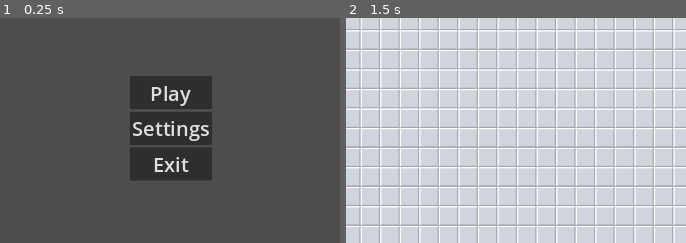
Above: before the commit, frames 1-2 (left to right).
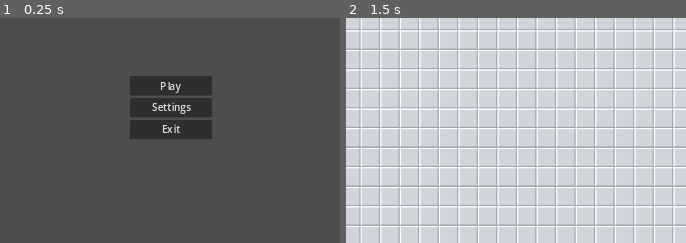
Above: after the commit, the same moments.

Repository: Enn3Developer/n_minesweeper
Game: Godot game, scene res://scenes/menu.tscn
Two runs of this game, one before a commit and one after it. Both use one fixed random seed, a clock stepped at 60 frames per second and the inputs below.
Inputs:
- Up to frame 1 (0.25 s): no input
- Up to frame 2 (1.5 s): click "Play" at 0.5 s; click "Reset" at 1.25 s
The pictures show only the part of the screen within x 31-81%, y 26-76%; the shares and areas given below are measured in that part.

The runs differ from the first frame. In frame 1, 6.0% of the frame differs, in the area x 38-63%, y 28-72%; in frame 2, nothing differs.

Commit message:
fixed some edge cases

Diff:
--- a/project.godot
+++ b/project.godot
@@ -32,6 +32,7 @@
 window/size/viewport_height=720
 window/stretch/mode="canvas_items"
 window/stretch/aspect="expand"
+window/handheld/orientation=6
 
 [dotnet]
 
--- a/scenes/menu.tscn
+++ b/scenes/menu.tscn
@@ -7,12 +7,6 @@
 
 [sub_resource type="LabelSettings" id="LabelSettings_g72v7"]
 font_size = 20
-
-[sub_resource type="Theme" id="Theme_o0d0t"]
-default_font_size = 32
-
-[sub_resource type="Theme" id="Theme_tvttq"]
-default_font_size = 32
 
 [node name="Menu" type="Control"]
 layout_mode = 3
@@ -53,13 +47,12 @@
 anchor_top = 0.5
 anchor_right = 0.5
 anchor_bottom = 0.5
-offset_left = -20.0
-offset_top = -20.0
-offset_right = 20.0
-offset_bottom = 20.0
+offset_left = -66.0
+offset_top = -83.5
+offset_right = 66.0
+offset_bottom = 83.5
 grow_horizontal = 2
 grow_vertical = 2
-theme = SubResource("Theme_o0d0t")
 
 [node name="Play" type="Button" parent="Buttons"]
 layout_mode = 2
@@ -90,7 +83,6 @@
 offset_bottom = 20.0
 grow_horizontal = 2
 grow_vertical = 2
-theme = SubResource("Theme_tvttq")
 
 [node name="Width" type="HBoxContainer" parent="Settings"]
 layout_mode = 2
--- a/scripts/game.gd
+++ b/scripts/game.gd
@@ -105,6 +105,7 @@
 	show_cell_and_neighbours(position)
 
 func click_flag(position: Vector2i):
+	if not generated: return
 	var index := position.y * width + position.x
 	if showed_grid.decode_s8(index) == 1: return
 	flag_cell(position)
Not shown: 1 places in scenes/menu.tscn that only renumber resources
